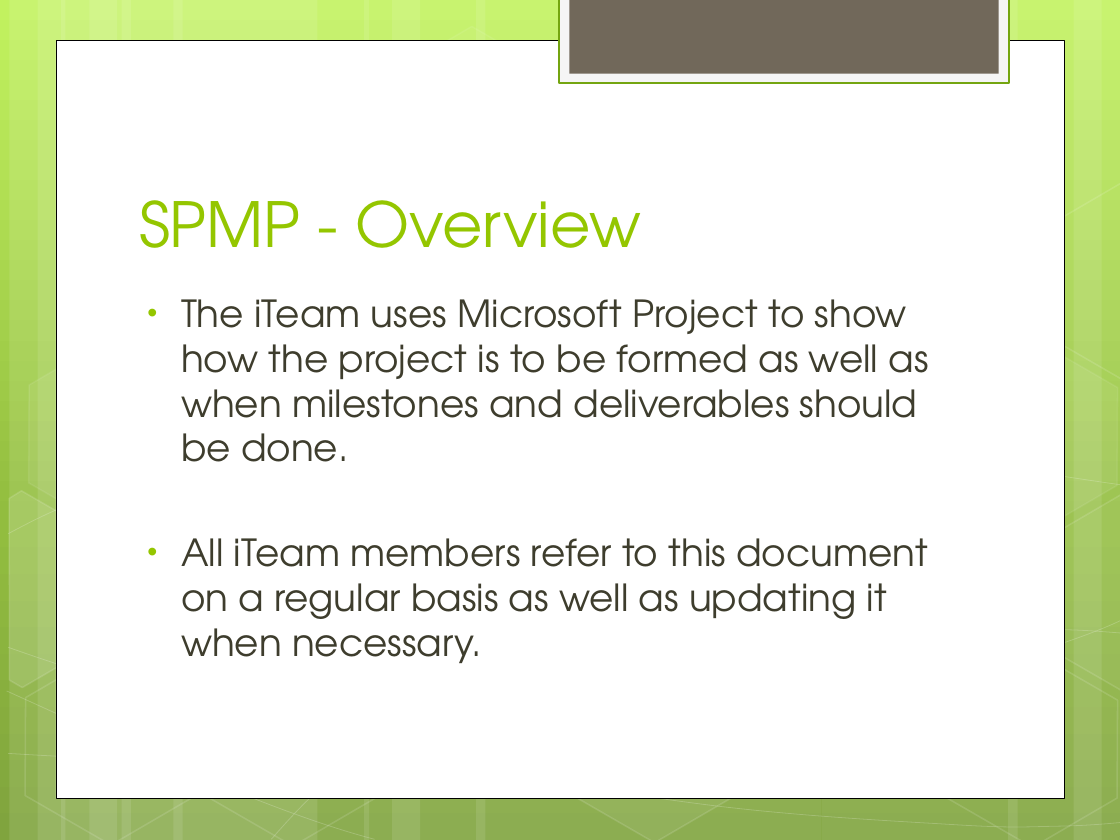
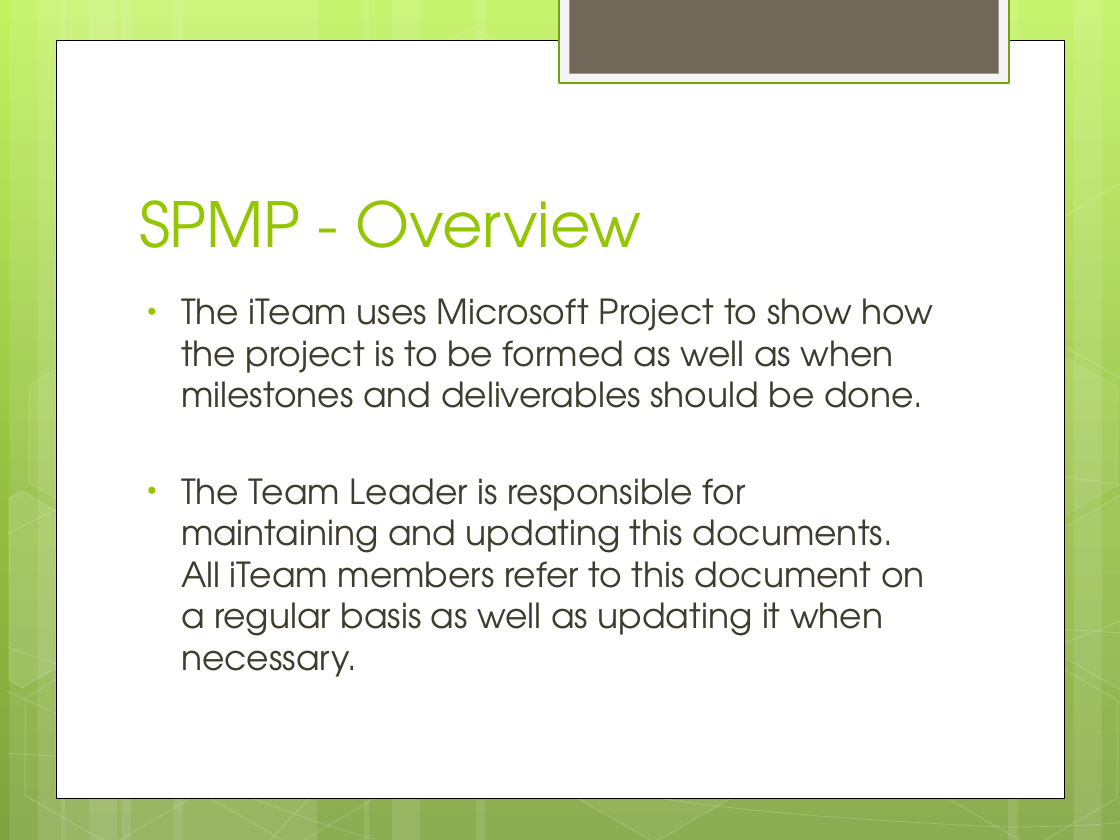
Before and after one commit to hiyenwong/cs679-b1-class-project, a slide deck: slide 2 of Quan/Presentations/Phase I.pptx. Drawn at 1120x840 pixels with LibreOffice and Linux fonts; fonts in the diff are those of the drawing. Boxes give left, top, right and bottom in pixels: in the first picture for what was removed or moved away, otherwise in the second. Text is boxed around its words. In the diff, an @@ line names an element or a change of style, - is before the commit and + after.

Commit message:
Minor changes to SCMP, SQAP, and SPMP slides

```diff
--- a/Quan/Presentations/Phase I.pptx
+++ b/Quan/Presentations/Phase I.pptx
@@ text at [181, 298, 934, 408]: size 24 to 22.2 pt in "The iTeam uses Microsoft Project to show ..." @@
@@ text at [181, 478, 925, 677]: text changed; size 24 to 22.2 pt @@
-• All iTeam members refer to this document on a regular basis as well as updating it when necessary.
+• The Team Leader is responsible for maintaining and updating this documents. All iTeam members refer to this document on a regular basis as well as updating it when necessary.
```
Also in this commit, not shown: 3 other files.
